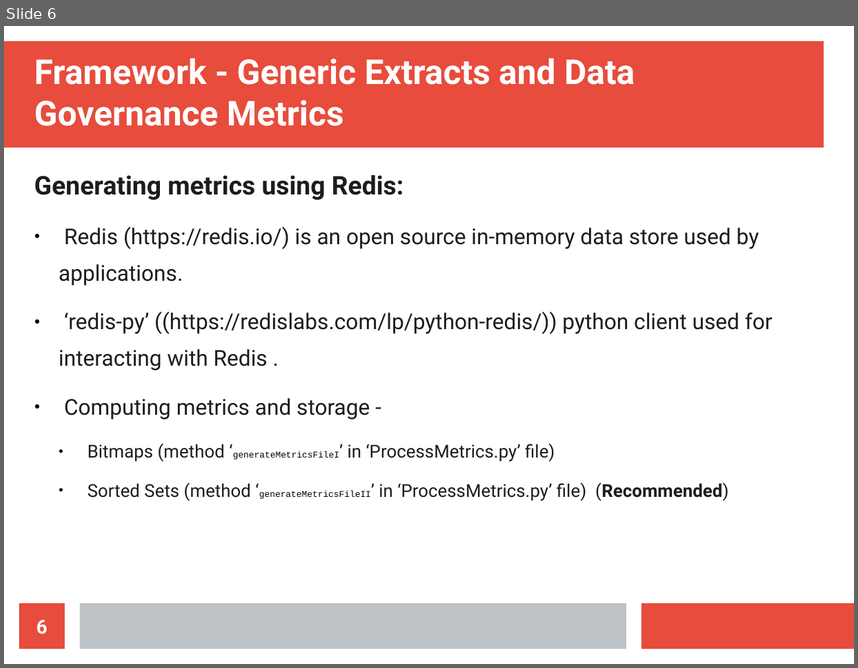
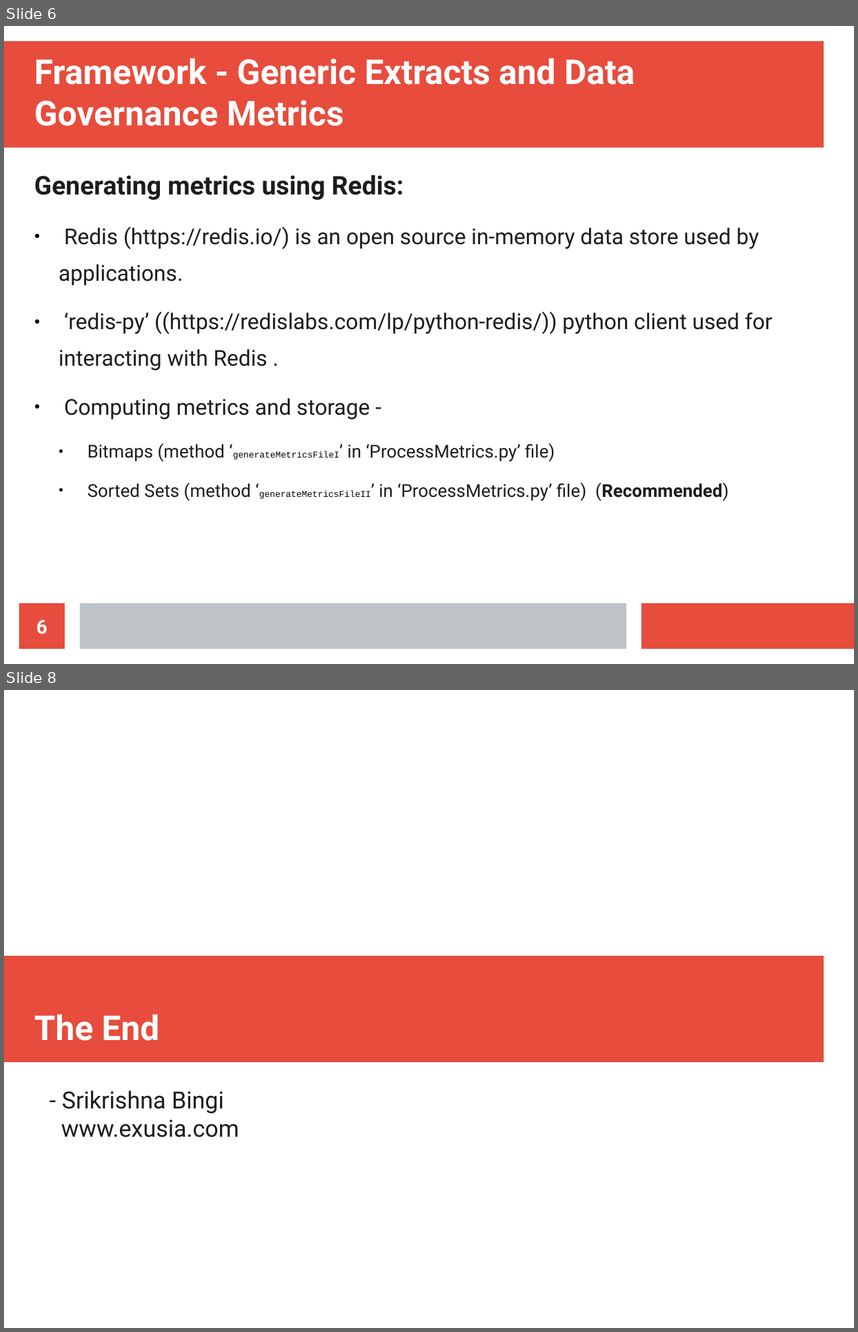
Before and after one commit to srikrishb/Python-Code, a slide deck: metrics/Generic Extracts and Metrics - II.odp. Shown one above the other, each under a label of ours: slide 6 before the commit, slides 6 and 8 after it; the slides between them are not shown. The pictures are 858x668 and 858x1332 pixels, drawn with LibreOffice and Linux fonts; fonts in the diff are those of the drawing. Boxes give left, top, right and bottom in pixels: in the first picture for what was removed or moved away, otherwise in the second. Text is boxed around its words. In the diff, an @@ line names an element or a change of style, - is before the commit and + after.

```diff
--- a/metrics/Generic Extracts and Metrics - II.odp
+++ b/metrics/Generic Extracts and Metrics - II.odp
@@ slide 8 added at [4, 690, 854, 1328], background #FFFFFF @@
@@ rectangle added at [4, 956, 824, 1062], fill #E74C3C @@
@@ title added at [34, 1014, 160, 1041], 32 pt, text #FFFFFF, bold @@
+The End
@@ subtitle added at [61, 1090, 239, 1137], 22 pt, text #1C1C1C @@
+- Srikrishna Bingi
+www.exusia.com
```
Also in this commit, not shown: 1 other slide added, 3 other files.
